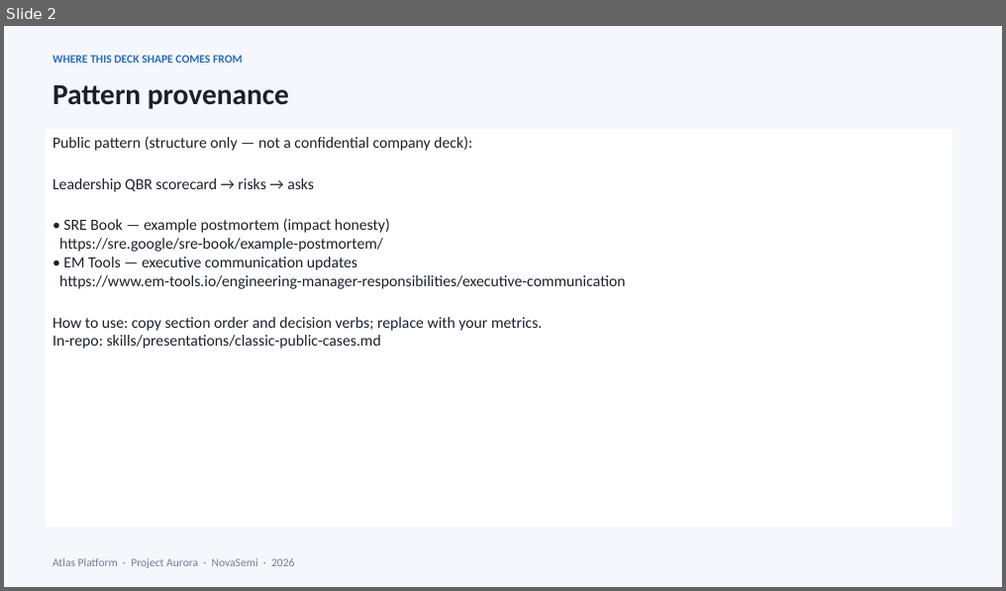
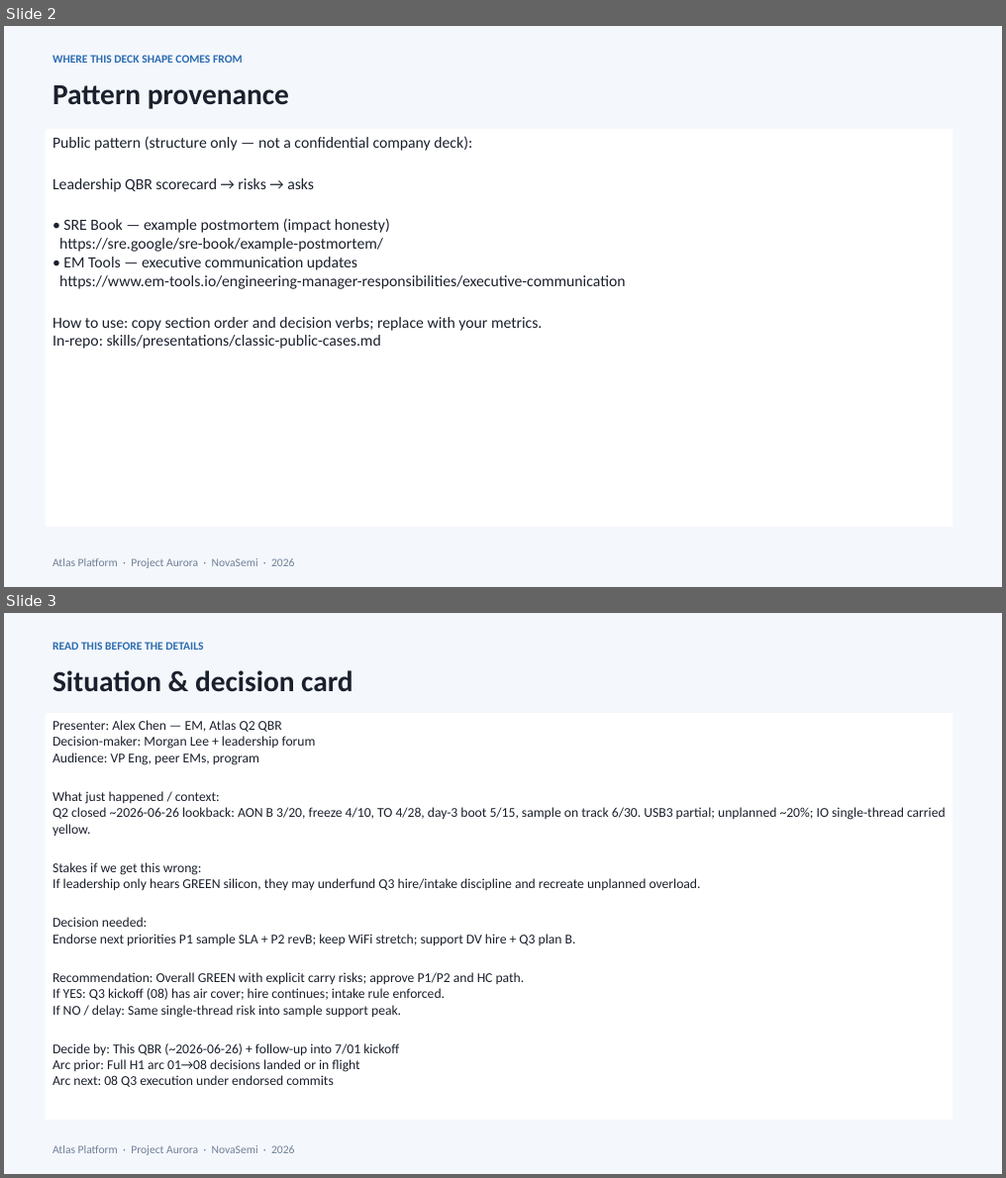
Before and after one commit to peter0749/MindsetMD, a slide deck: skills/presentations/assets/pptx/examples/09-period-end-review.pptx. Shown one above the other, each under a label of ours: slide 2 before the commit, slides 2 and 3 after it. The pictures are 1006x591 and 1006x1178 pixels, drawn with LibreOffice and Linux fonts; fonts in the diff are those of the drawing. Boxes give left, top, right and bottom in pixels: in the first picture for what was removed or moved away, otherwise in the second. Text is boxed around its words. In the diff, an @@ line names an element or a change of style, - is before the commit and + after.

Commit message:
Enrich example decks with situation/decision cards and storyline guide
Add EXAMPLE_SITUATIONS for all nine scenarios so cold readers and agents
see presenter, decision-maker, stakes, yes/no, and arc links on a dedicated
slide. Ship storyline-guide.md and extend real-path tests for markers.

```diff
--- a/skills/presentations/assets/pptx/examples/09-period-end-review.pptx
+++ b/skills/presentations/assets/pptx/examples/09-period-end-review.pptx
@@ slide 3 added at (4, 613, 1002, 1174), background #F4F7FC @@
@@ text added at (53, 642, 203, 650), 11 pt, text #2B6CB0, bold @@
+READ THIS BEFORE THE DETAILS
@@ text added at (53, 670, 352, 692), 28 pt, text #1A202C, bold @@
+Situation & decision card
@@ rectangle added at (46, 713, 953, 1120), fill #FFFFFF, 13 pt, text #1A202C @@
+Presenter: Alex Chen — EM, Atlas Q2 QBR
+Decision-maker: Morgan Lee + leadership forum
+Audience: VP Eng, peer EMs, program
+What just happened / context:
+Q2 closed ~2026-06-26 lookback: AON B 3/20, freeze 4/10, TO 4/28, day-3 boot 5/15, sample on track 6/30. USB3 partial; unplanned ~20%; IO single-thread carried yellow.
+Stakes if we get this wrong:
+If leadership only hears GREEN silicon, they may underfund Q3 hire/intake discipline and recreate unplanned overload.
+Decision needed:
+Endorse next priorities P1 sample SLA + P2 revB; keep WiFi stretch; support DV hire + Q3 plan B.
+Recommendation: Overall GREEN with explicit carry risks; approve P1/P2 and HC path.
+If YES: Q3 kickoff (08) has air cover; hire continues; intake rule enforced.
+If NO / delay: Same single-thread risk into sample support peak.
+Decide by: This QBR (~2026-06-26) + follow-up into 7/01 kickoff
+Arc prior: Full H1 arc 01→08 decisions landed or in flight
+Arc next: 08 Q3 execution under endorsed commits
@@ text added at (53, 1146, 294, 1156), 11 pt, text #718096 @@
+Atlas Platform · Project Aurora · NovaSemi · 2026
```
Also in this commit, not shown: 13 other files.
